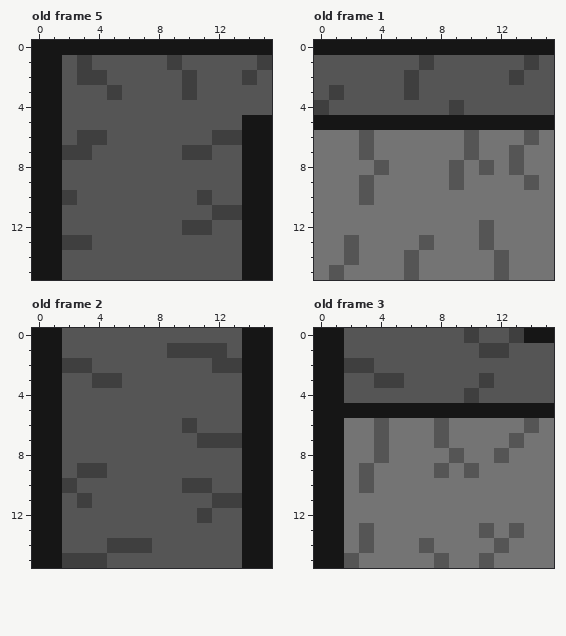
File history of a pixel-art file, SpriteJason/TilesWalls.aseprite. Above is the file before it was changed.
16x16 pixels, 6 frames. Shown: old frame 5, old frame 1, old frame 2, old frame 3. The commit also changed other frames, which this record leaves out.
Once edited:
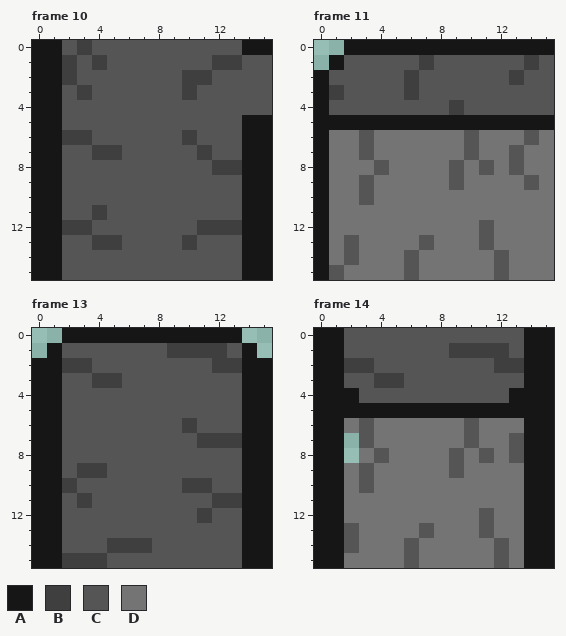
Palette (. is transparent): A #161616  B #3f3f3f  C #555555  D #747474
A new or re-ordered frame is compared with the old frame closest to it.
Changes in this commit:
frames 6 -> 14
--- frame 10 is new; against old frame 5
@@ x 0..15 @@
- 0 AAAAAAAAAAAAAAAA
- 1 AACBCCCCCBCCCCCB
- 2 AACBBCCCCCBCCCBC
- 3 AACCCBCCCCBCCCCC
+ 0 AACBCCCCCCCCCCAA
+ 1 AABCBCCCCCCCBBCC
+ 2 AABCCCCCCCBBCCCC
+ 3 AACBCCCCCCBCCCCC
  4 AACCCCCCCCCCCCCC
  5 AACCCCCCCCCCCCAA
- 6 AACBBCCCCCCCBBAA
- 7 AABBCCCCCCBBCCAA
- 8 AACCCCCCCCCCCCAA
+ 6 AABBCCCCCCBCCCAA
+ 7 AACCBBCCCCCBCCAA
+ 8 AACCCCCCCCCCBBAA
  9 AACCCCCCCCCCCCAA
-10 AABCCCCCCCCBCCAA
-11 AACCCCCCCCCCBBAA
-12 AACCCCCCCCBBCCAA
-13 AABBCCCCCCCCCCAA
+10 AACCCCCCCCCCCCAA
+11 AACCBCCCCCCCCCAA
+12 AABBCCCCCCCBBBAA
+13 AACCBBCCCCBCCCAA
 14 AACCCCCCCCCCCCAA
--- frame 11 is new; against old frame 1
@@ x 0..3 @@
- 0 AAAA
- 1 CCCC
- 2 CCCC
- 3 CBCC
- 4 BCCC
+ 0 ..AA
+ 1 .ACC
+ 2 ACCC
+ 3 ABCC
+ 4 ACCC
  5 AAAA
- 6 DDDC
- 7 DDDC
- 8 DDDD
- 9 DDDC
-10 DDDC
-11 DDDD
-12 DDDD
-13 DDCD
-14 DDCD
-15 DCDD
+ 6 ADDC
+ 7 ADDC
+ 8 ADDD
+ 9 ADDC
+10 ADDC
+11 ADDD
+12 ADDD
+13 ADCD
+14 ADCD
+15 ACDD
--- frame 13 is new; against old frame 2
@@ x 0..15 @@
- 0 AACCCCCCCCCCCCAA
- 1 AACCCCCCCBBBBCAA
+ 0 ..AAAAAAAAAAAA..
+ 1 .ACCCCCCCBBBBCA.
  2 AABBCCCCCCCCBBAA
--- frame 14 is new; against old frame 3
@@ x 0..15 @@
- 0 AACCCCCCCCBCCBAA
- 1 AACCCCCCCCCBBCCC
- 2 AABBCCCCCCCCCCCC
- 3 AACCBBCCCCCBCCCC
- 4 AACCCCCCCCBCCCCC
+ 0 AACCCCCCCCCCCCAA
+ 1 AACCCCCCCBBBBCAA
+ 2 AABBCCCCCCCCBBAA
+ 3 AACCBBCCCCCCCCAA
+ 4 AAACCCCCCCCCCAAA
  5 AAAAAAAAAAAAAAAA
- 6 AADDCDDDCDDDDDCD
- 7 AADDCDDDCDDDDCDD
- 8 AADDCDDDDCDDCDDD
- 9 AADCDDDDCDCDDDDD
-10 AADCDDDDDDDDDDDD
-11 AADDDDDDDDDDDDDD
-12 AADDDDDDDDDDDDDD
-13 AADCDDDDDDDCDCDD
-14 AADCDDDCDDDDCDDD
-15 AACDDDDDCDDCDDDD
+ 6 AADCDDDDDDCDDDAA
+ 7 AA.CDDDDDDCDDCAA
+ 8 AA.DCDDDDCDCDCAA
+ 9 AADCDDDDDCDDDDAA
+10 AADCDDDDDDDDDDAA
+11 AADDDDDDDDDDDDAA
+12 AADDDDDDDDDCDDAA
+13 AACDDDDCDDDCDDAA
+14 AACDDDCDDDDDCDAA
+15 AADDDDCDDDDDCDAA
